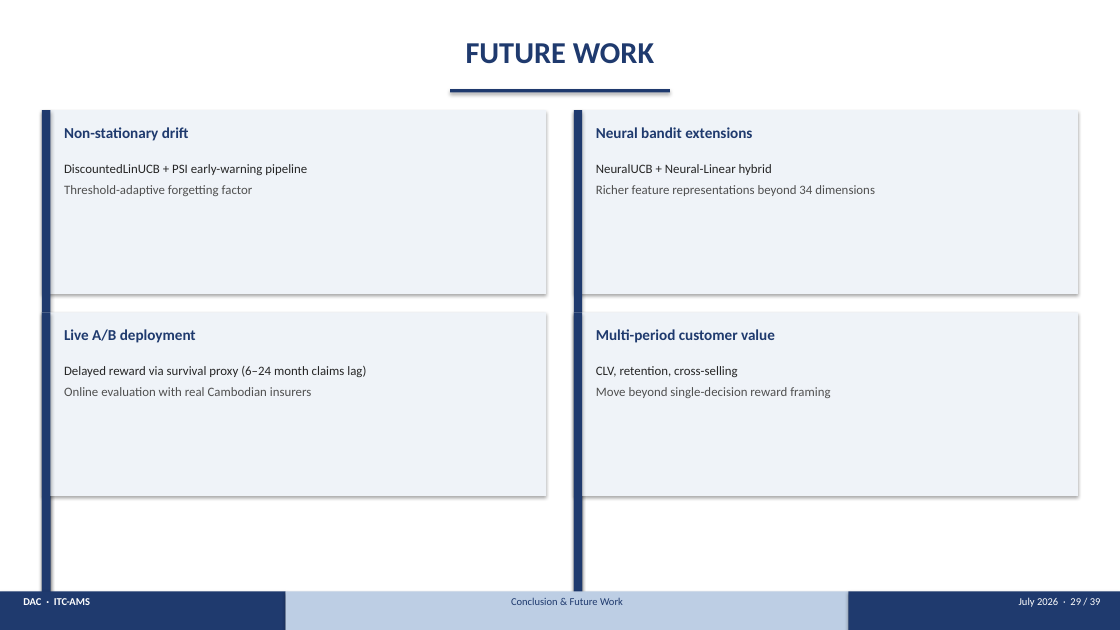
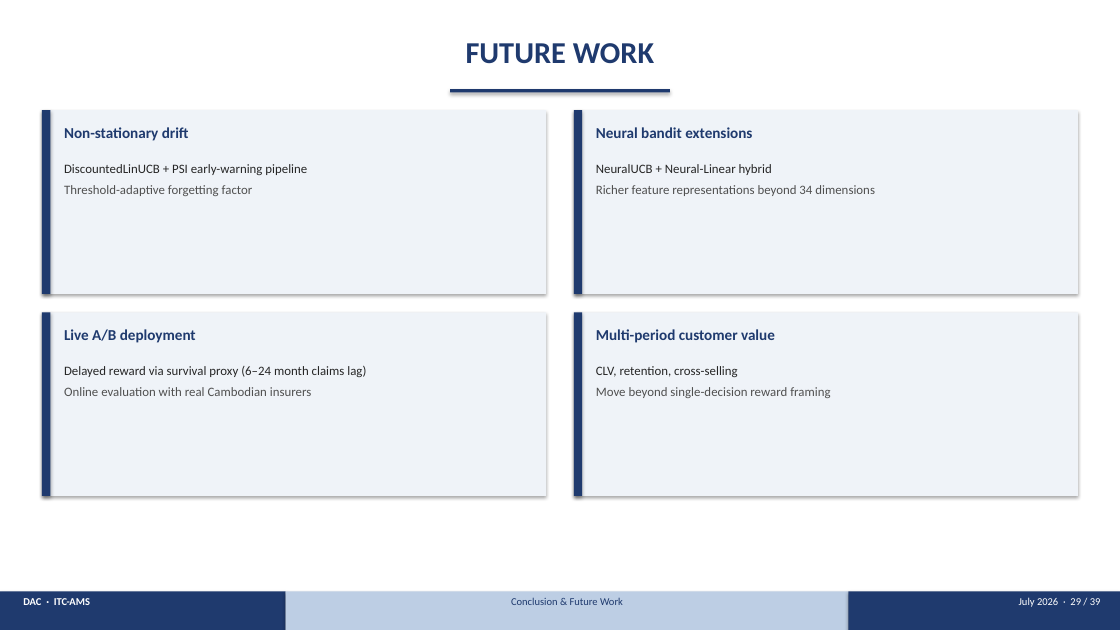
Before and after one commit to PolyTheML/DAC-UW-Thesis, a slide deck: slide 33 of thesis/health_rl/Poly_defense_presentation_v3.pptx. Drawn at 1120x630 pixels with LibreOffice and Linux fonts; fonts in the diff are those of the drawing. Boxes give left, top, right and bottom in pixels: in the first picture for what was removed or moved away, otherwise in the second. Text is boxed around its words. In the diff, an @@ line names an element or a change of style, - is before the commit and + after.

Commit message:
fix(defense): slide 33 accent bar height + add A5 elasticity sweep table

```diff
--- a/thesis/health_rl/Poly_defense_presentation_v3.pptx
+++ b/thesis/health_rl/Poly_defense_presentation_v3.pptx
@@ rectangle: place and size @@
-rectangle at (42,110,50,614)
+rectangle at (42,110,50,294)
@@ rectangle: place and size @@
-rectangle at (574,110,582,614)
+rectangle at (574,110,582,294)
@@ rectangle: place and size @@
-rectangle at (42,313,50,630)
+rectangle at (42,313,50,497)
@@ rectangle: place and size @@
-rectangle at (574,313,582,630)
+rectangle at (574,313,582,497)
```
Also in this commit, not shown: 1 other slide changed, 1 other file.
